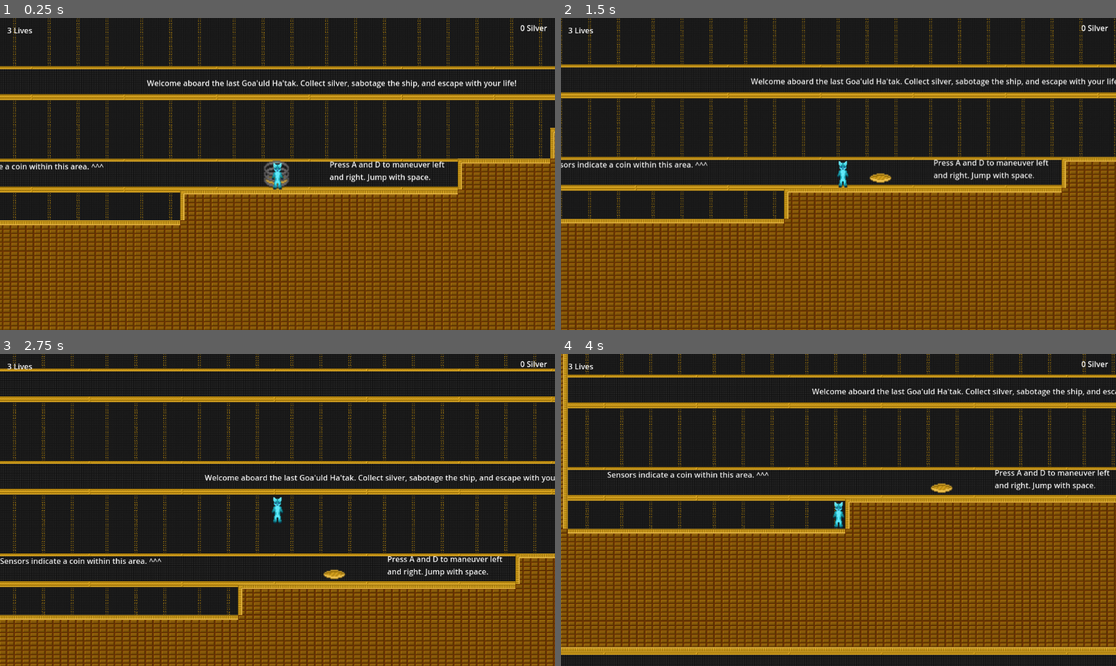
Above: before the commit, frames 1-4 (two rows, left to right).
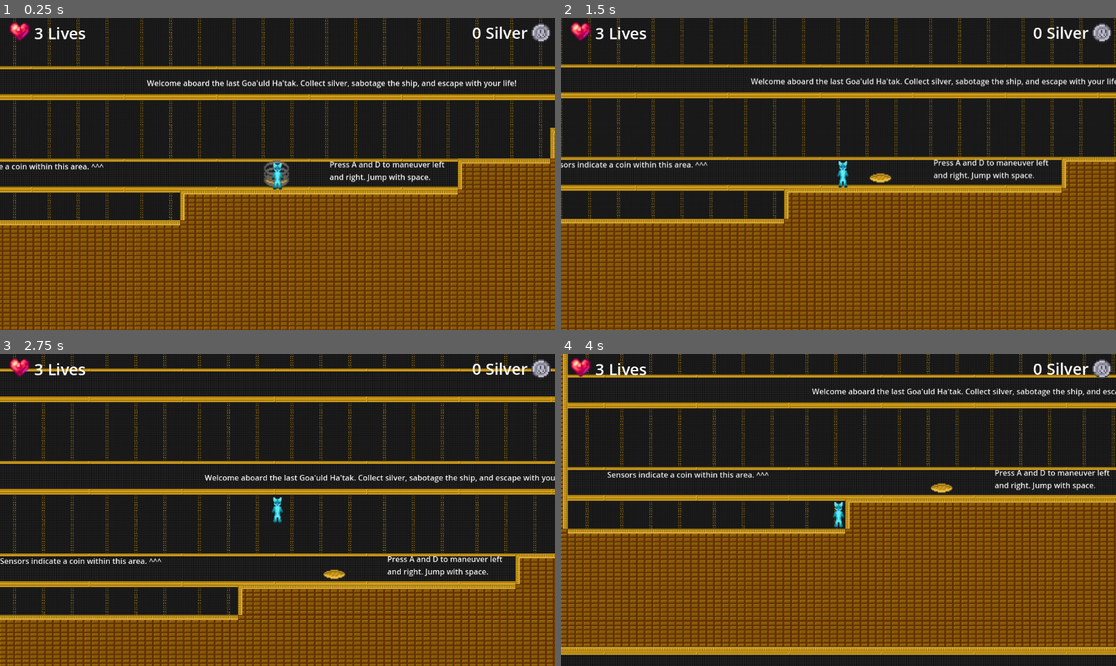
Above: after the commit, the same moments.

Repository: Novaliyn/SuperSilverHunter
Game: Godot game, scene res://main.tscn
Same seed, same stepped clock (60 frames per second), same inputs: the game is played once before the commit and once after it.
Inputs:
- Up to frame 1 (0.25 s): no input
- Up to frame 2 (1.5 s): tap A (KEYA) at 0.5, 0.6, 1.25 s; tap D (KEYD) at 1.35 s
- Up to frame 3 (2.75 s): tap A (KEYA) at 2 s; tap Space (Spacebar) at 2.1 s
- Up to frame 4 (4 s): tap A (KEYA) at 2.75, 2.85, 3.5 s; tap D (KEYD) at 3.6 s

The runs differ from the first frame. In frame 1, 0.7% of the frame differs, in the area x 1-100%, y 1-8%; in frame 2, 0.7%; in frame 3, 0.7%; in frame 4, 0.7%.

Commit message:
HUD update!!!

Diff:
--- a/Objects/HealthPack.tscn
+++ b/Objects/HealthPack.tscn
@@ -1,19 +1,22 @@
-[gd_scene load_steps=3 format=3 uid="uid://c4iiik1f6sp3h"]
+[gd_scene load_steps=4 format=3 uid="uid://c4iiik1f6sp3h"]
 
 [ext_resource type="Script" uid="uid://cwcloe2sa1v0b" path="res://Scripts/healthpack.gd" id="1_h0h05"]
 [ext_resource type="Texture2D" uid="uid://brd0s7rbofqws" path="res://images/HealthPack.png" id="2_tvcp0"]
 
+[sub_resource type="CircleShape2D" id="CircleShape2D_hv2jg"]
+
 [node name="Healthpack" type="Area2D"]
+scale = Vector2(2.6, 2.6)
 script = ExtResource("1_h0h05")
-
-[node name="CollisionPolygon2D" type="CollisionPolygon2D" parent="."]
-position = Vector2(40.325, -38.325)
-scale = Vector2(5.05273, 4.74023)
-polygon = PackedVector2Array(-2, -8, 2, -8, 2, -2, 8, -2, 8, 2, 2, 2, 2, 8, -2, 8, -2, 2, -8, 2, -8, -2, -2, -2)
+metadata/_edit_group_ = true
 
 [node name="Sprite2D" type="Sprite2D" parent="."]
-position = Vector2(40, -36)
-scale = Vector2(0.6875, 0.65625)
+position = Vector2(10, -10)
+scale = Vector2(1.375, 1.375)
 texture = ExtResource("2_tvcp0")
 
+[node name="CollisionShape2D" type="CollisionShape2D" parent="."]
+position = Vector2(10, -10)
+shape = SubResource("CircleShape2D_hv2jg")
+
 [connection signal="body_entered" from="." to="." method="_on_body_entered"]
--- a/main.tscn
+++ b/main.tscn
@@ -1,6 +1,14 @@
-[gd_scene load_steps=2 format=3 uid="uid://tclry6q673e5"]
+[gd_scene load_steps=6 format=3 uid="uid://tclry6q673e5"]
 
 [ext_resource type="Script" uid="uid://c4nghbj75v8we" path="res://Scripts/main.gd" id="1_ig7tw"]
+[ext_resource type="Texture2D" uid="uid://brd0s7rbofqws" path="res://images/HealthPack.png" id="2_h2yge"]
+[ext_resource type="Texture2D" uid="uid://bj5yckhhr1o6m" path="res://images/Silver.png" id="3_1bvp3"]
+
+[sub_resource type="SystemFont" id="SystemFont_h2yge"]
+
+[sub_resource type="Theme" id="Theme_1bvp3"]
+default_font = SubResource("SystemFont_h2yge")
+default_font_size = 40
 
 [node name="Main" type="Node"]
 script = ExtResource("1_ig7tw")
@@ -12,19 +20,40 @@
 anchors_preset = 0
 offset_right = 40.0
 offset_bottom = 40.0
+theme = SubResource("Theme_1bvp3")
 
 [node name="CanvasLayer" type="CanvasLayer" parent="HUD"]
 
 [node name="Lives" type="Label" parent="HUD/CanvasLayer"]
-offset_left = 15.0
-offset_top = 14.0
-offset_right = 127.0
-offset_bottom = 37.0
+offset_left = 71.0
+offset_top = 8.0
+offset_right = 234.0
+offset_bottom = 50.0
+theme_override_font_sizes/font_size = 33
 text = "3 Lives"
 
 [node name="Silver" type="Label" parent="HUD/CanvasLayer"]
-offset_left = 1080.0
-offset_top = 9.0
-offset_right = 1141.0
-offset_bottom = 32.0
+offset_left = 980.0
+offset_top = 7.0
+offset_right = 1095.0
+offset_bottom = 53.0
+theme_override_font_sizes/font_size = 33
 text = "0 Silver"
+
+[node name="lives" type="TextureRect" parent="HUD/CanvasLayer"]
+offset_left = 18.0
+offset_top = 4.0
+offset_right = 67.0
+offset_bottom = 50.0
+texture = ExtResource("2_h2yge")
+expand_mode = 1
+stretch_mode = 4
+
+[node name="silver" type="TextureRect" parent="HUD/CanvasLayer"]
+offset_left = 1100.0
+offset_top = 8.0
+offset_right = 1149.0
+offset_bottom = 54.0
+texture = ExtResource("3_1bvp3")
+expand_mode = 1
+stretch_mode = 4
Binary file changed: images/HealthPack.png
